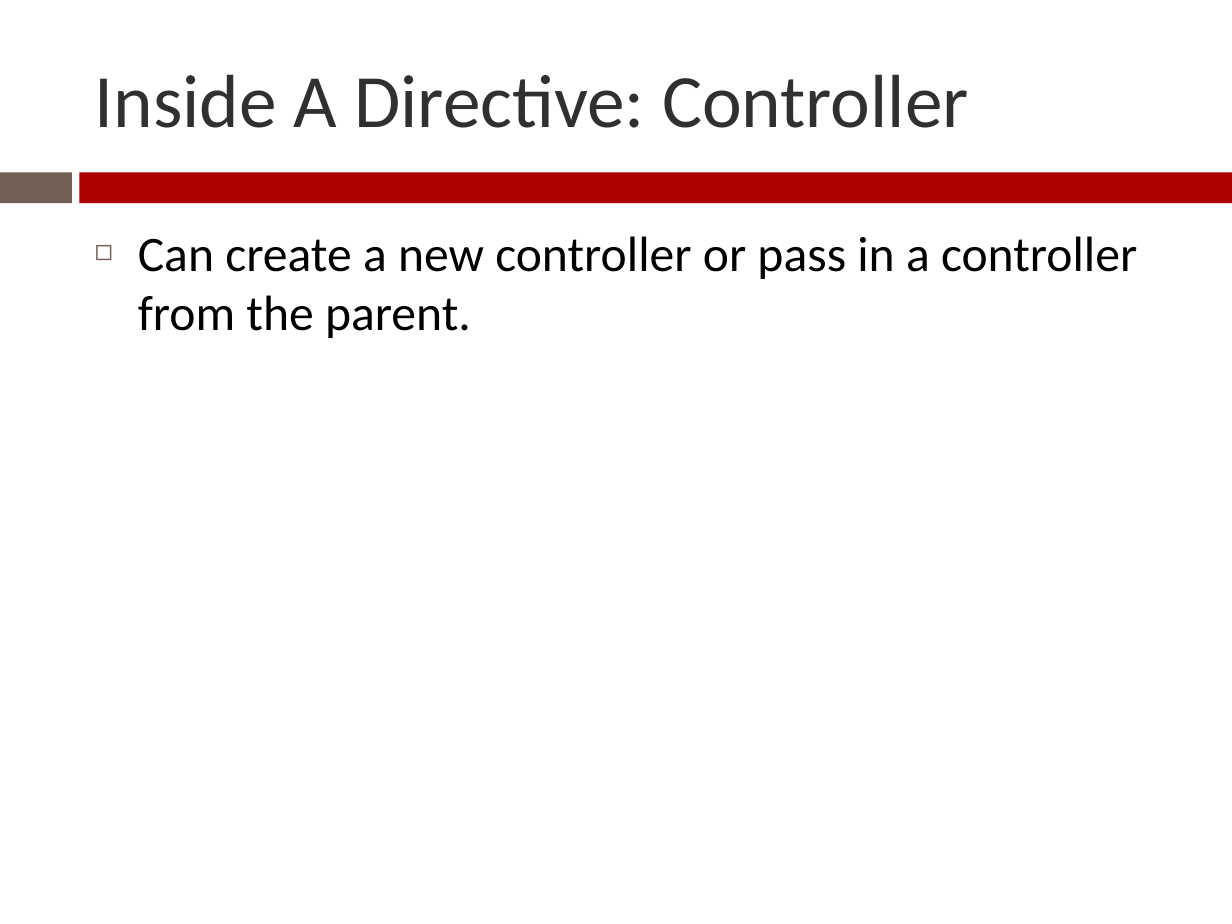
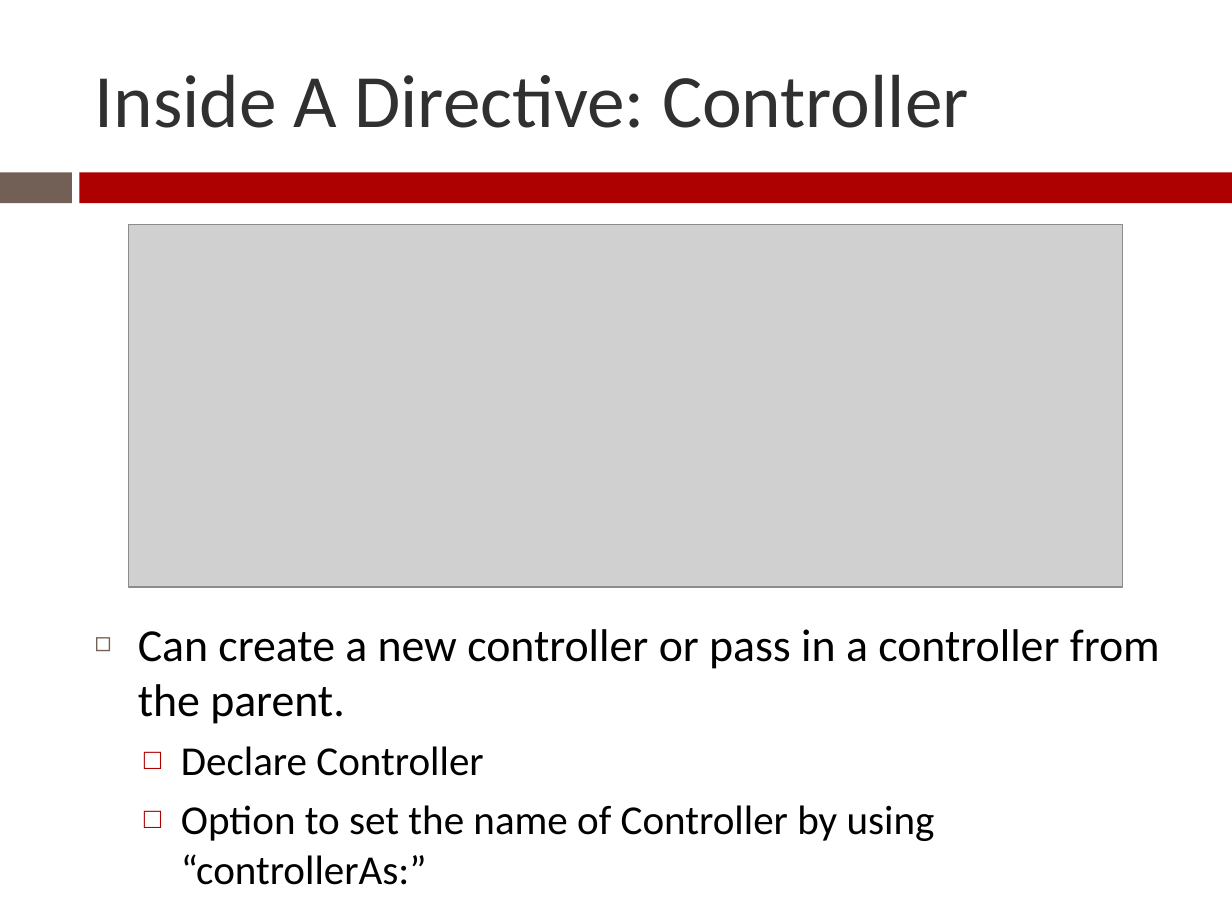
Before and after one commit to Zenitram-Oriaj/AngularJS_Directives, a slide deck: slide 15 of presentation/ajs_dir_presentation.pptx. Drawn at 1232x924 pixels with LibreOffice and Linux fonts; fonts in the diff are those of the drawing; grey boxes stand for pictures. Boxes give left, top, right and bottom in pixels: in the first picture for what was removed or moved away, otherwise in the second. Text is boxed around its words. In the diff, an @@ line names an element or a change of style, - is before the commit and + after.

```diff
--- a/presentation/ajs_dir_presentation.pptx
+++ b/presentation/ajs_dir_presentation.pptx
@@ picture added at (129,224,1124,586) @@
@@ text "Can create a new controller ...": place and size @@
-text "Can create a new controller ..." at (138,236,1137,338)
+text "Can create a new controller ..." at (138,629,1160,841)
@@ text at (138,629,1160,724): size 29 to 26.8 pt in "Can create a new controller or pass ..." @@
@@ text at (181,746,935,841): paragraphs added @@
+  □ Declare Controller
+  □ Option to set the name of Controller by using “controllerAs:”
```
Also in this commit, not shown: 1 other slide changed, 3 other files.
